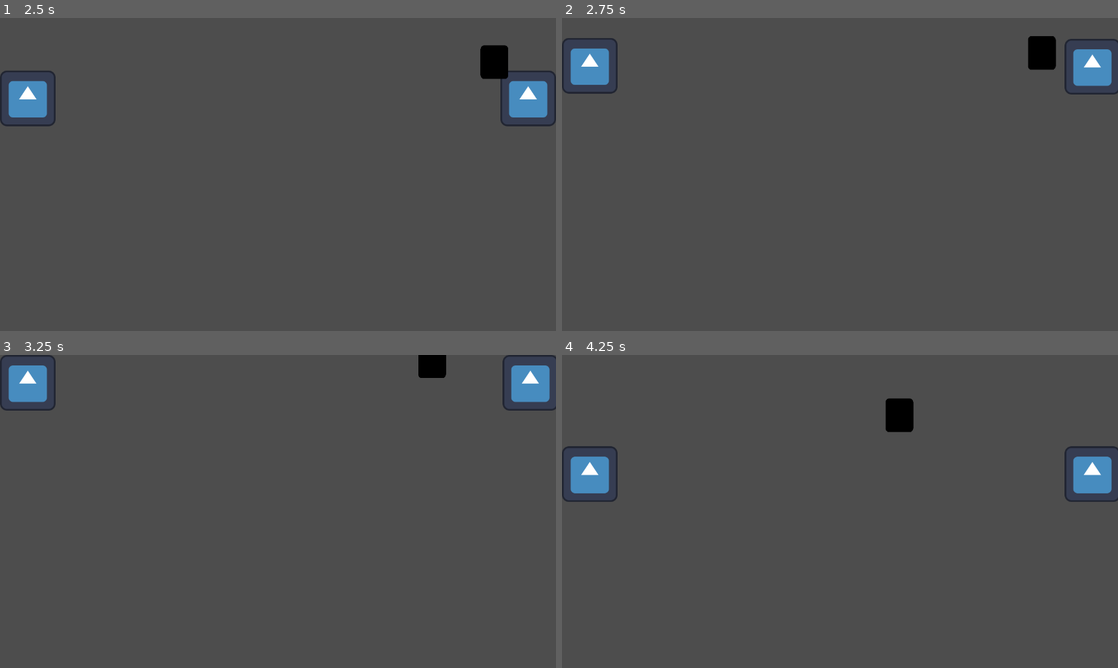
Above: before the commit, frames 1-4 (two rows, left to right).
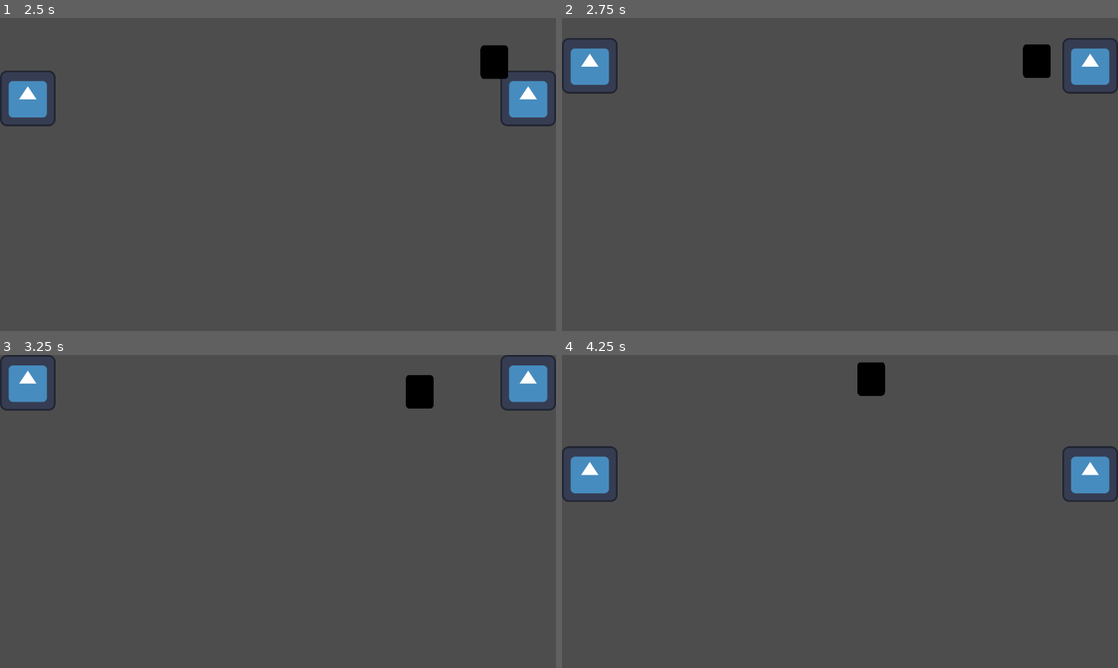
Above: after the commit, the same moments.

Repository: thejacer87/Pong
Game: Godot game, scene res://Main.tscn
Two runs of this game, one before a commit and one after it. Both use one fixed random seed, a clock stepped at 60 frames per second and the inputs below. The engine's default icon, where the game draws it, is replaced by a stand-in: a white triangle on a blue panel in a dark square.
Inputs:
- Up to frame 1 (2.5 s): hold Up (ui_up) 0.53-1.28 s; hold Down (ui_down) 1.28-2.03 s; hold Up (ui_up) from 2.03 s (still down)
- Up to frame 2 (2.75 s): keep holding Up (ui_up)
- Up to frame 3 (3.25 s): keep holding Up (ui_up)
- Up to frame 4 (4.25 s): release Up (ui_up) at 3.53 s; hold Down (ui_down) from 3.53 s (still down)

Frame 1 is identical in both runs. In frame 2, 0.8% of the frame differs, in the area x 82-100%, y 5-25%; in frame 3, 1.2%; in frame 4, 1.4%, in the area x 53-100%, y 2-47%.

Commit message:
Adds ball logic, adds scoring zone and scoring logic

Diff:
--- a/Ball.gd
+++ b/Ball.gd
@@ -1,5 +1,5 @@
 extends CharacterBody2D
-
+class_name Ball
 @export var speed = 200
 
 var direction = Vector2.ZERO
--- a/Ball.tscn
+++ b/Ball.tscn
@@ -8,6 +8,7 @@
 [node name="Ball" type="CharacterBody2D"]
 position = Vector2(0, 1)
 scale = Vector2(1.19313, 1.19313)
+collision_layer = 2
 script = ExtResource("1_hjfog")
 
 [node name="Sprite2D" type="Sprite2D" parent="."]
--- a/Main.tscn
+++ b/Main.tscn
@@ -1,8 +1,9 @@
-[gd_scene load_steps=4 format=3 uid="uid://bfi5jooltw33l"]
+[gd_scene load_steps=5 format=3 uid="uid://bfi5jooltw33l"]
 
 [ext_resource type="PackedScene" uid="uid://ceppsuyllohhw" path="res://Paddle.tscn" id="1_8j0bh"]
 [ext_resource type="PackedScene" uid="uid://b3bvokopc0lay" path="res://Wall.tscn" id="2_ceck4"]
 [ext_resource type="PackedScene" uid="uid://b4mgrn4k371np" path="res://Ball.tscn" id="3_veg81"]
+[ext_resource type="PackedScene" uid="uid://tp8y8cy65yo6" path="res://ScoringZone.tscn" id="4_aaibv"]
 
 [node name="Main" type="Node2D"]
 
@@ -20,3 +21,11 @@
 
 [node name="Ball" parent="." instance=ExtResource("3_veg81")]
 position = Vector2(640, 320)
+
+[node name="ScoringZone1" parent="." instance=ExtResource("4_aaibv")]
+position = Vector2(-25, 322)
+node_path = NodePath("../Paddle2")
+
+[node name="ScoringZone2" parent="." instance=ExtResource("4_aaibv")]
+position = Vector2(1305, 322)
+node_path = NodePath("../Paddle")
--- a/Paddle.gd
+++ b/Paddle.gd
@@ -1,6 +1,12 @@
 extends CharacterBody2D
+class_name Paddle
 
 const SPEED = 300.0
+const JUMP_VELOCITY = -400.0
+@onready var score = 0
+
+# Get the gravity from the project settings to be synced with RigidBody nodes.
+var gravity = ProjectSettings.get_setting("physics/2d/default_gravity")
 
 func _physics_process(delta):
 
@@ -10,3 +16,7 @@
 	velocity.y = direction * SPEED
 
 	move_and_slide()
+
+
+func add_points(points = 1):
+	score += points
--- a/project.godot
+++ b/project.godot
@@ -7,6 +7,22 @@
 ;   param=value ; assign values to parameters
 
 config_version=5
+
+_global_script_classes=[{
+"base": "CharacterBody2D",
+"class": &"Ball",
+"language": &"GDScript",
+"path": "res://Ball.gd"
+}, {
+"base": "CharacterBody2D",
+"class": &"Paddle",
+"language": &"GDScript",
+"path": "res://Paddle.gd"
+}]
+_global_script_class_icons={
+"Ball": "",
+"Paddle": ""
+}
 
 [application]
 
@@ -21,6 +37,11 @@
 window/size/viewport_height=720
 window/stretch/mode="viewport"
 
+[layer_names]
+
+2d_physics/layer_1="paddles"
+2d_physics/layer_2="ball"
+
 [rendering]
 
 textures/canvas_textures/default_texture_filter=0
